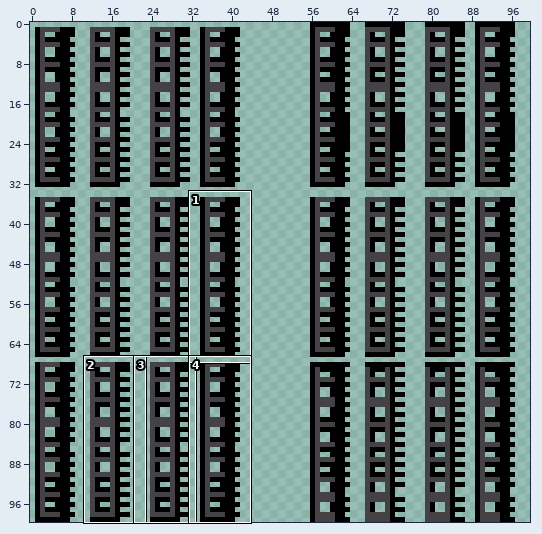
A sprite sheet gets an edit: sprites/Sprite18/layers/a5901b0b-a29c-4a66-bc7b-d066e27195e1/0f6ef3da-1803-4790-abeb-2c3cda153f81.png. The first picture is a wide view before the edit; the outline marks the close-up.
Close-up. First the earlier version:
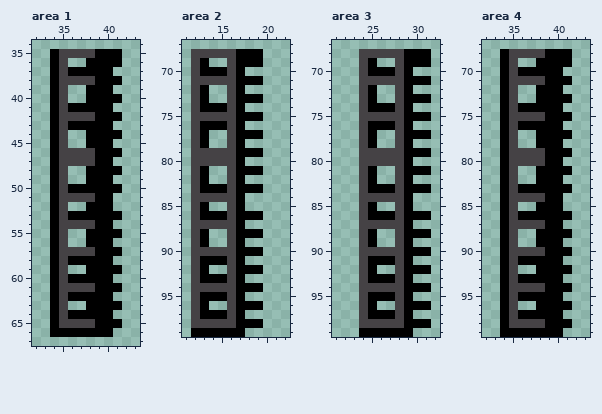
The file is 300x300 pixels, drawn in blocks of 3x3; one block is one cell here. Shown: area 1: x 32..43, y 34..67; area 2: x 11..22, y 67..99; area 3: x 21..32, y 67..99; area 4: x 32..43, y 67..99. The commit also changed other parts of the picture, which this record leaves out.
And afterwards:
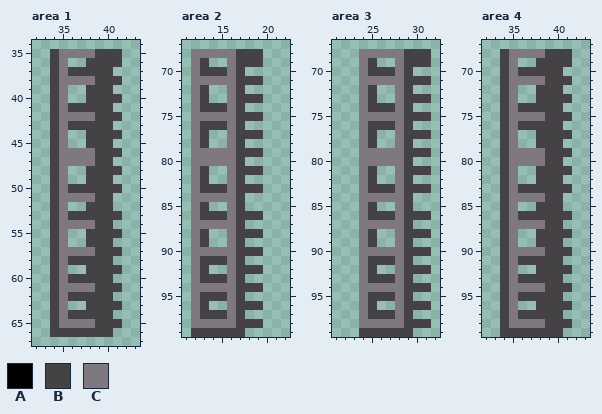
Palette (. is transparent): A #000000  B #454245  C #7f797f
Difference:
Changed rows in their new state; - is an unchanged pixel.
Area 1:
first column x 34:
35 BCCCCBBB
36 BC--BBBB
37 BCBBBBB-
38 BCCCCBBB
39 BC--BBB-
40 BC--BBBB
41 BCBBBBB-
42 BCCCCBBB
43 BCBBBBB-
44 BC--BBBB
45 BC--BBB-
46 BCCCCBBB
47 BCCCCBB-
48 BC--BBBB
49 BC--BBB-
50 BCBBBBBB
51 BCCCCBB-
52 BC--BBB-
53 BCBBBBBB
54 BCCCCBB-
55 BC--BBBB
56 BC--BBB-
57 BCCCCBBB
58 BCBBBBB-
59 BC--BBBB
60 BCBBBBB-
61 BCCCCBBB
62 BCBBBBB-
63 BC--BBBB
64 BCBBBBB-
65 BCCCCBBB
66 BBBBBBB-
Area 2:
first column x 12:
 68 CCCCCBBB
 69 CB--CBBB
 70 CBBBCB--
 71 CCCCCBBB
 72 CB--CB--
 73 CB--CBBB
 74 CBBBCB--
 75 CCCCCBBB
 76 CBBBCB--
 77 CB--CBBB
 78 CB--CB--
 79 CCCCCBBB
 80 CCCCCB--
 81 CB--CBBB
 82 CB--CB--
 83 CBBBCBBB
 84 CCCCCB--
 85 CB--CB--
 86 CBBBCBBB
 87 CCCCCB--
 88 CB--CBBB
 89 CB--CB--
 90 CCCCCBBB
 91 CBBBCB--
 92 CB--CBBB
 93 CBBBCB--
 94 CCCCCBBB
 95 CBBBCB--
 96 CB--CBBB
 97 CBBBCB--
 98 CCCCCBBB
 99 BBBBBB--
Area 3:
first column x 24:
 68 CCCCCBBB
 69 CB--CBBB
 70 CBBBCB--
 71 CCCCCBBB
 72 CB--CB--
 73 CB--CBBB
 74 CBBBCB--
 75 CCCCCBBB
 76 CBBBCB--
 77 CB--CBBB
 78 CB--CB--
 79 CCCCCBBB
 80 CCCCCB--
 81 CB--CBBB
 82 CB--CB--
 83 CBBBCBBB
 84 CCCCCB--
 85 CB--CB--
 86 CBBBCBBB
 87 CCCCCB--
 88 CB--CBBB
 89 CB--CB--
 90 CCCCCBBB
 91 CBBBCB--
 92 CB--CBBB
 93 CBBBCB--
 94 CCCCCBBB
 95 CBBBCB--
 96 CB--CBBB
 97 CBBBCB--
 98 CCCCCBBB
 99 BBBBBB--
Area 4:
first column x 34:
 68 BCCCCBBB
 69 BC--BBBB
 70 BCBBBBB-
 71 BCCCCBBB
 72 BC--BBB-
 73 BC--BBBB
 74 BCBBBBB-
 75 BCCCCBBB
 76 BCBBBBB-
 77 BC--BBBB
 78 BC--BBB-
 79 BCCCCBBB
 80 BCCCCBB-
 81 BC--BBBB
 82 BC--BBB-
 83 BCBBBBBB
 84 BCCCCBB-
 85 BC--BBB-
 86 BCBBBBBB
 87 BCCCCBB-
 88 BC--BBBB
 89 BC--BBB-
 90 BCCCCBBB
 91 BCBBBBB-
 92 BC--BBBB
 93 BCBBBBB-
 94 BCCCCBBB
 95 BCBBBBB-
 96 BC--BBBB
 97 BCBBBBB-
 98 BCCCCBBB
 99 BBBBBBB-
Boxes around the changes in both close-ups, in picture pixels (x1, y1, x2, y2):
changed: (50, 49, 122, 337)
changed: (191, 49, 263, 337)
changed: (359, 49, 431, 337)
changed: (500, 49, 572, 337)
